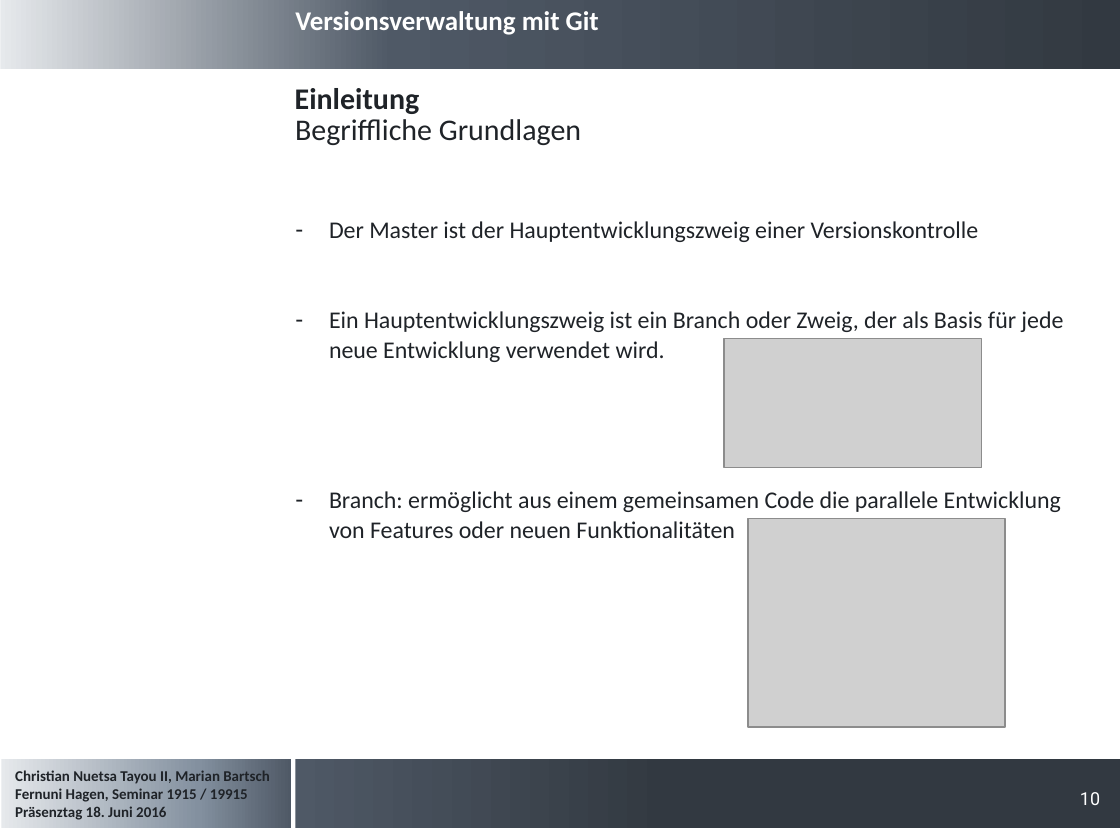
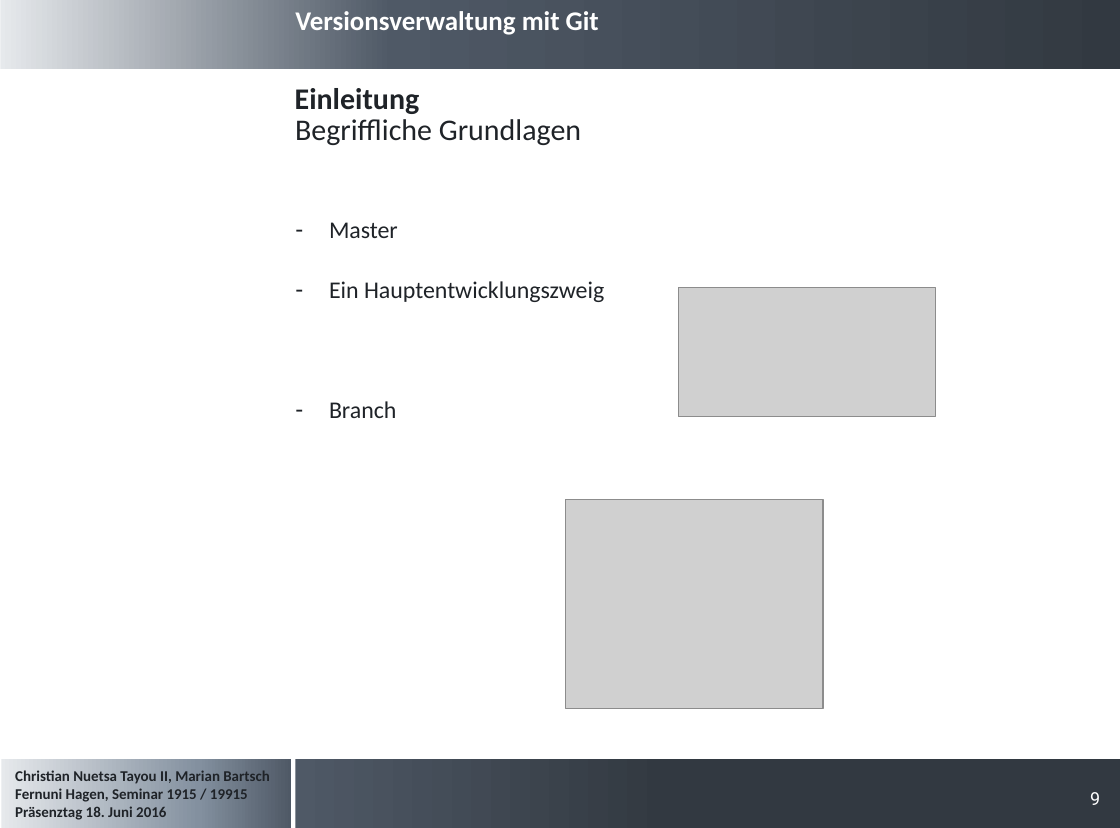
Before and after one commit to cristallin/git-project-seminar, a slide deck: slide 9 of Präsentation_Seminararbeit.pptx (slide 10 before the commit). Drawn at 1120x828 pixels with LibreOffice and Linux fonts; fonts in the diff are those of the drawing; grey boxes stand for pictures; background and template pictures are left out. Boxes give left, top, right and bottom in pixels: in the first picture for what was removed or moved away, otherwise in the second. Text is boxed around its words. In the diff, an @@ line names an element or a change of style, - is before the commit and + after.

Commit message:
neue Version Vortrag

```diff
--- a/Präsentation_Seminararbeit.pptx
+++ b/Präsentation_Seminararbeit.pptx
@@ text at [329, 222, 604, 418]: text changed @@
-– Der Master ist der Hauptentwicklungszweig einer Versionskontrolle
-– Ein Hauptentwicklungszweig ist ein Branch oder Zweig, der als Basis für jede neue Entwicklung verwendet wird.
-– Branch: ermöglicht aus einem gemeinsamen Code die parallele Entwicklung von Features oder neuen Funktionalitäten
+– Master
+– Ein Hauptentwicklungszweig
+– Branch
@@ picture: place and size @@
-picture at [724, 338, 982, 468]
+picture at [678, 288, 936, 417]
@@ picture: place and size @@
-picture at [748, 518, 1006, 728]
+picture at [566, 499, 824, 708]
@@ page number at [1090, 792, 1100, 805]: text changed @@
-10
+9
```
Also in this commit, not shown: 5 other slides changed, 1 slide removed.
